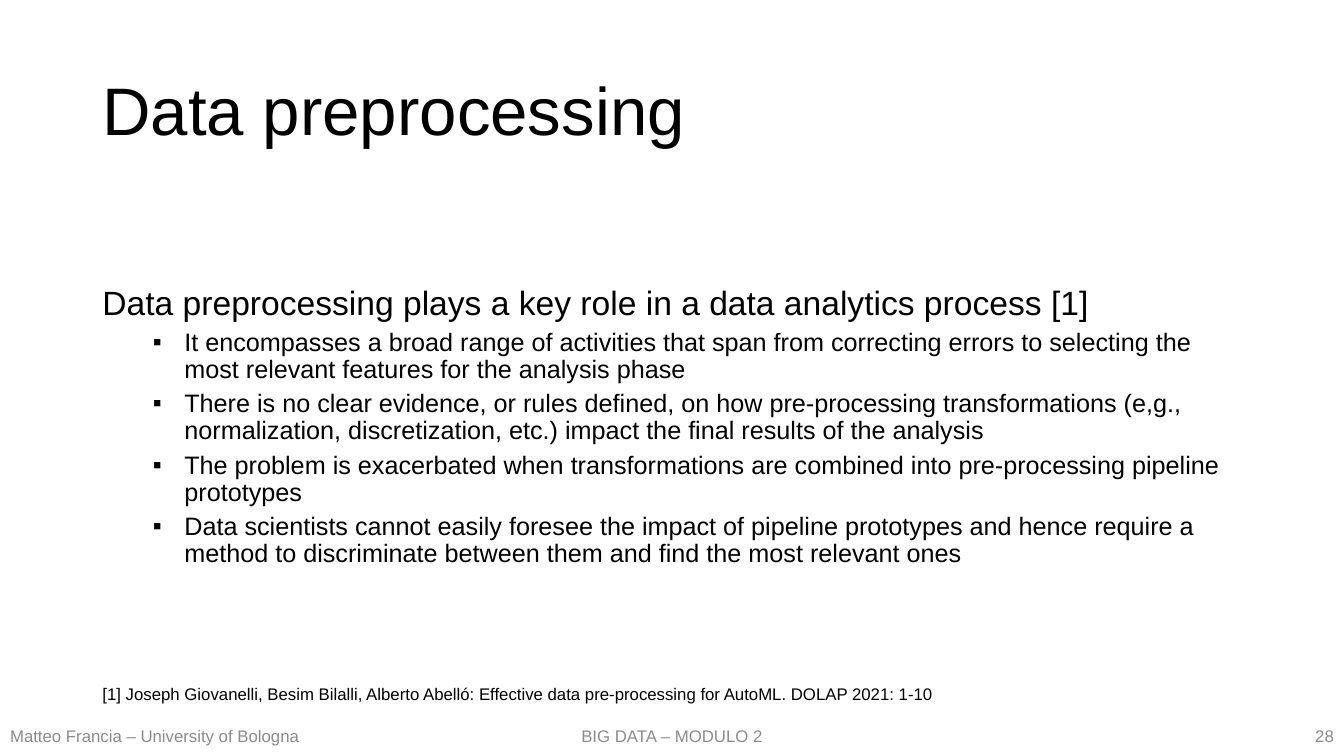
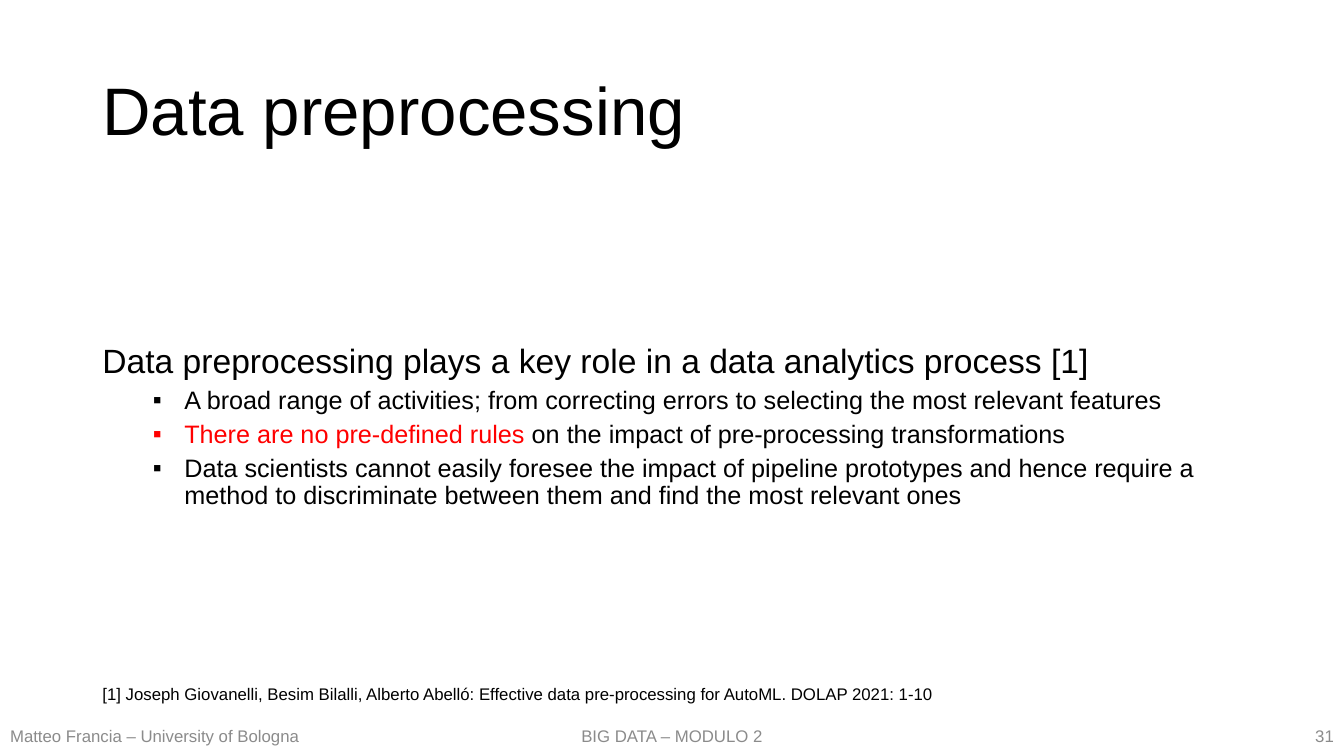
Before and after one commit to w4bo/teaching-handsondatapipelines, a slide deck: slide 31 of 01-DataPreprocessing/slides.pptx (slide 28 before the commit). Drawn at 1344x756 pixels with LibreOffice and Linux fonts; fonts in the diff are those of the drawing. Boxes give left, top, right and bottom in pixels: in the first picture for what was removed or moved away, otherwise in the second. Text is boxed around its words. In the diff, an @@ line names an element or a change of style, - is before the commit and + after.

```diff
--- a/01-DataPreprocessing/slides.pptx
+++ b/01-DataPreprocessing/slides.pptx
@@ text at box(184, 390, 1161, 449): text changed @@
-  ▪ It encompasses a broad range of activities that span from correcting errors to selecting the most relevant features for the analysis phase
-  ▪ There is no clear evidence, or rules defined, on how pre-processing transformations (e,g., normalization, discretization, etc.) impact the final results of the analysis
-  ▪ The problem is exacerbated when transformations are combined into pre-processing pipeline prototypes
+  ▪ A broad range of activities; from correcting errors to selecting the most relevant features
+  ▪ There are no pre-defined rules on the impact of pre-processing transformations
@@ page number at box(1315, 730, 1334, 742): text changed @@
-28
+31
```
Also in this commit, not shown: 20 other slides changed, 5 slides added, 4 other files.
